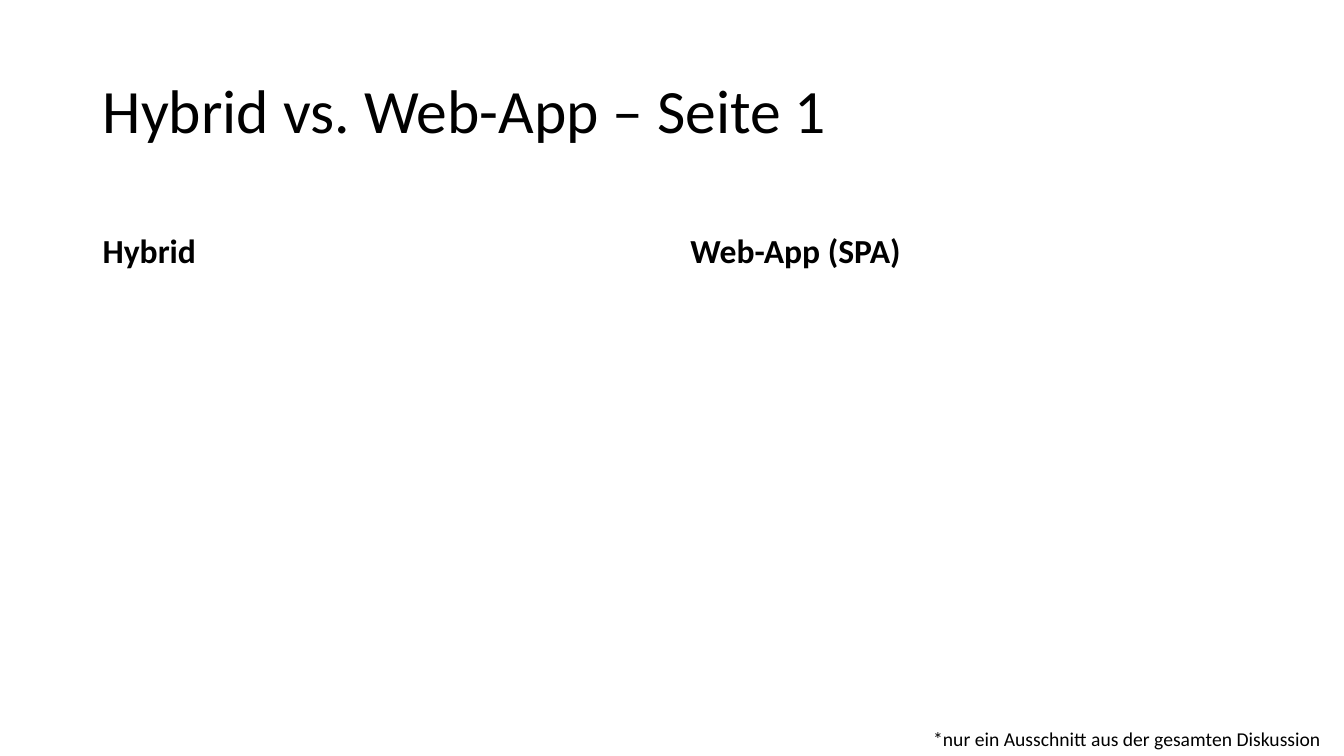
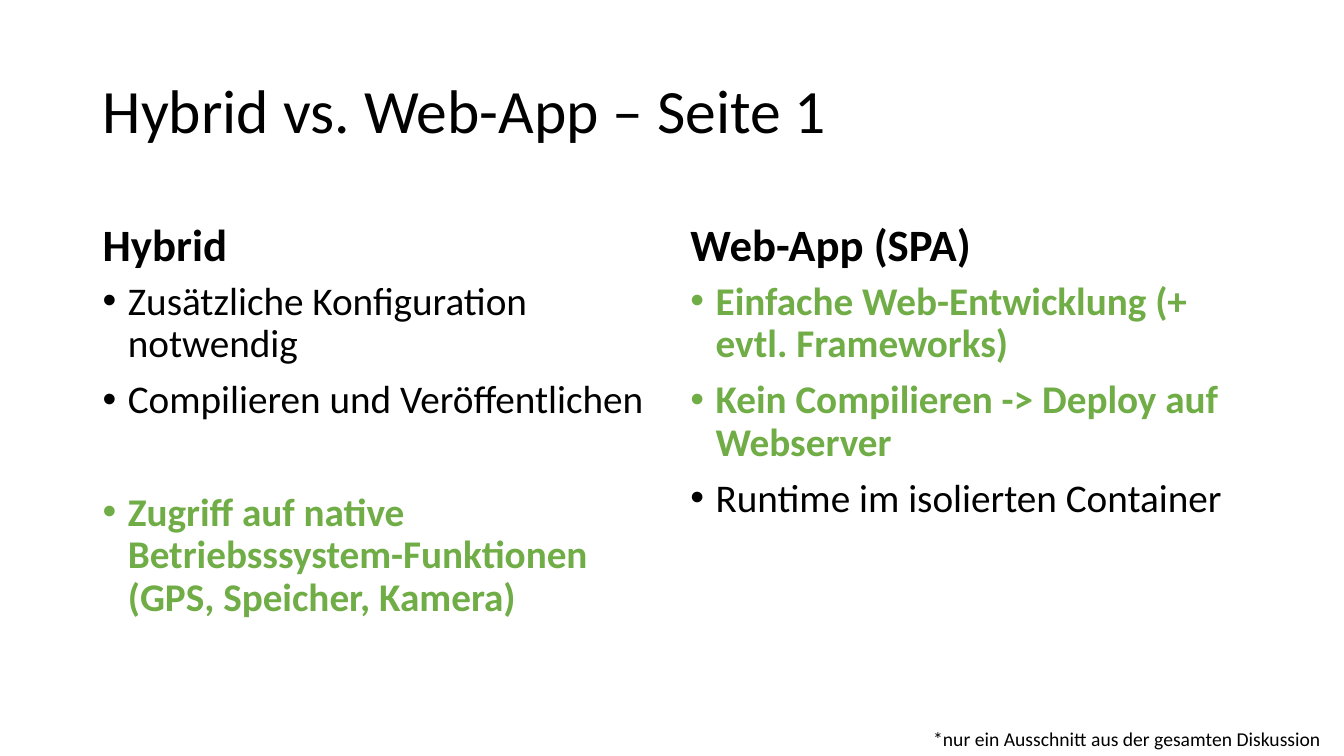
Before and after one commit to juliuskosf/stpauli, a slide deck: slide 4 of projectmanagement/Hybrid vs. SPA.pptx. Drawn at 1344x756 pixels with LibreOffice and Linux fonts; fonts in the diff are those of the drawing. Boxes give left, top, right and bottom in pixels: in the first picture for what was removed or moved away, otherwise in the second. Text is boxed around its words. In the diff, an @@ line names an element or a change of style, - is before the commit and + after.

Commit message:
Updated Hybrid Apps slides

```diff
--- a/projectmanagement/Hybrid vs. SPA.pptx
+++ b/projectmanagement/Hybrid vs. SPA.pptx
@@ text "Hybrid" at (103, 229, 227, 268): size 24 to 32 pt @@
@@ text "Web-App (SPA)" at (690, 228, 971, 268): size 24 to 32 pt @@
@@ text added at (128, 287, 643, 617), 28 pt, text #70AD47, bold @@
+• Zusätzliche Konfiguration notwendig
+• Compilieren und Veröffentlichen
+• Zugriff auf native Betriebsssystem-Funktionen (GPS, Speicher, Kamera)
@@ text added at (716, 287, 1222, 513), 28 pt, text #70AD47, bold @@
+• Einfache Web-Entwicklung (+ evtl. Frameworks)
+• Kein Compilieren -> Deploy auf Webserver
+• Runtime im isolierten Container
```
Also in this commit, not shown: 2 other slides changed, 2 other files.
